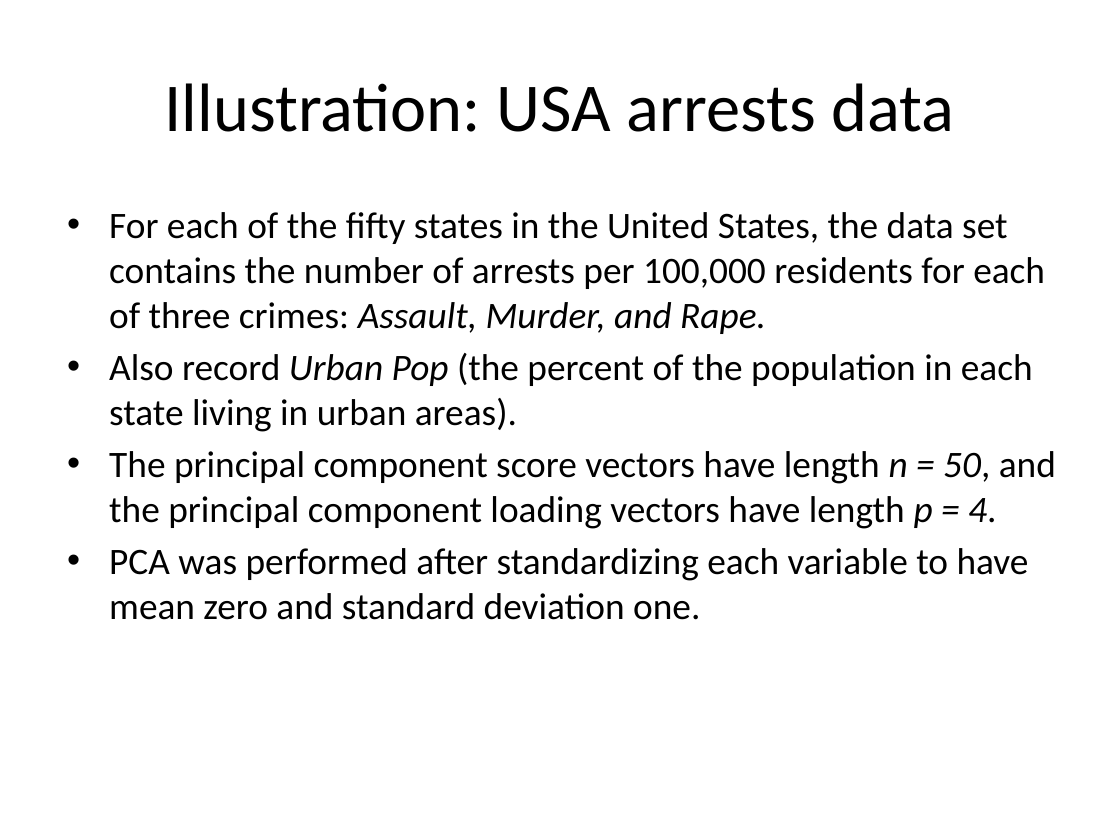
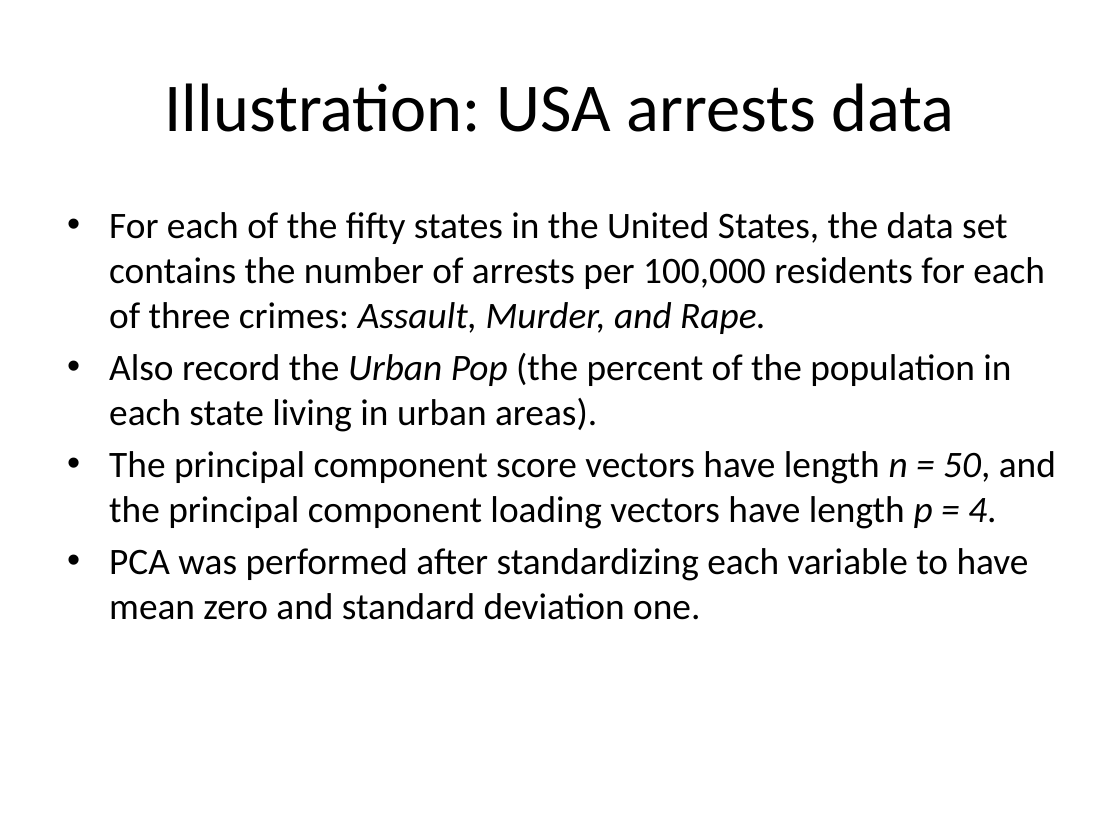
Before and after one commit to jayurbain/DataScienceIntro, a slide deck: slide 23 of slides/09_imensionality_reduction.pptx (slide 15 before the commit). Drawn at 1120x840 pixels with LibreOffice and Linux fonts; fonts in the diff are those of the drawing. Boxes give left, top, right and bottom in pixels: in the first picture for what was removed or moved away, otherwise in the second. Text is boxed around its words. In the diff, an @@ line names an element or a change of style, - is before the commit and + after.

```diff
--- a/slides/09_imensionality_reduction.pptx
+++ b/slides/09_imensionality_reduction.pptx
@@ text at (109, 353, 1011, 432): text changed @@
-• Also record Urban Pop (the percent of the population in each state living in urban areas).
+• Also record the Urban Pop (the percent of the population in each state living in urban areas).
```
Also in this commit, not shown: 11 other slides changed, 9 slides added, 1 slide removed, 5 other files.
